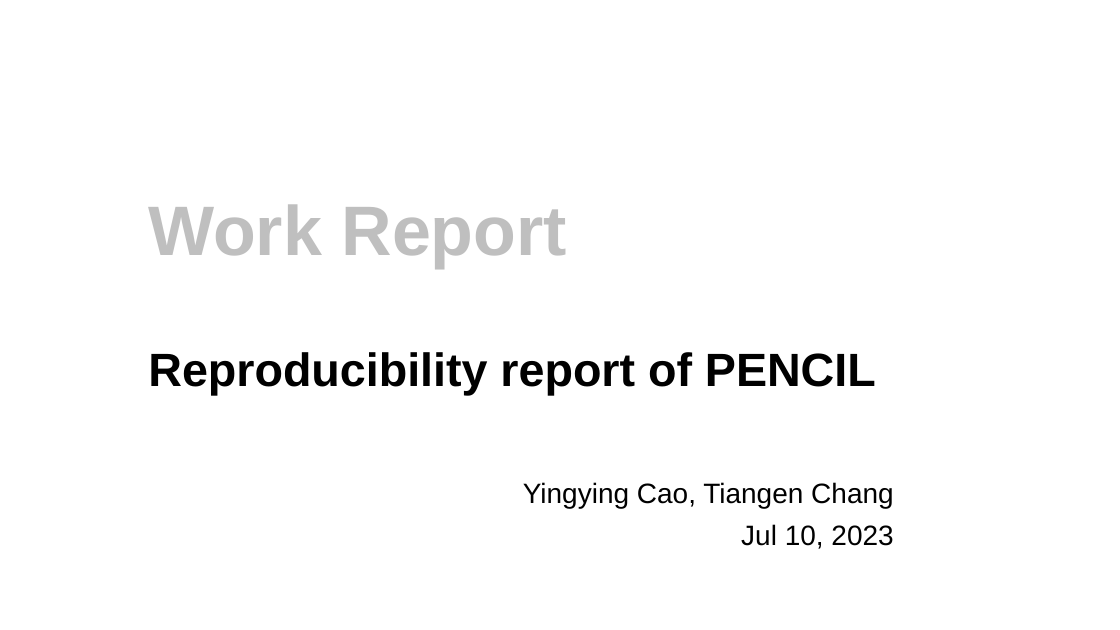
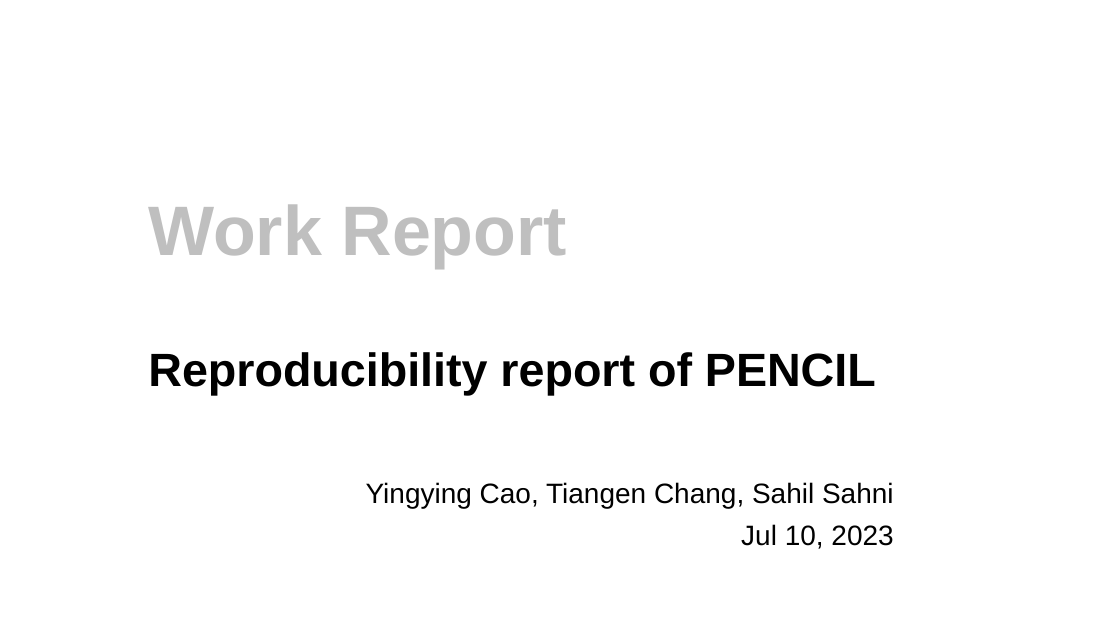
Before and after one commit to rootchang/PENCIL_reusability_report, a slide deck: slide 1 of WorkReport.pptx. Drawn at 1120x630 pixels with LibreOffice and Linux fonts; fonts in the diff are those of the drawing. Boxes give left, top, right and bottom in pixels: in the first picture for what was removed or moved away, otherwise in the second. Text is boxed around its words. In the diff, an @@ line names an element or a change of style, - is before the commit and + after.

```diff
--- a/WorkReport.pptx
+++ b/WorkReport.pptx
@@ subtitle at bbox=[366, 482, 894, 508]: text changed @@
-Yingying Cao, Tiangen Chang
+Yingying Cao, Tiangen Chang, Sahil Sahni
```
Also in this commit, not shown: 3 other slides changed, 3 slides added.
